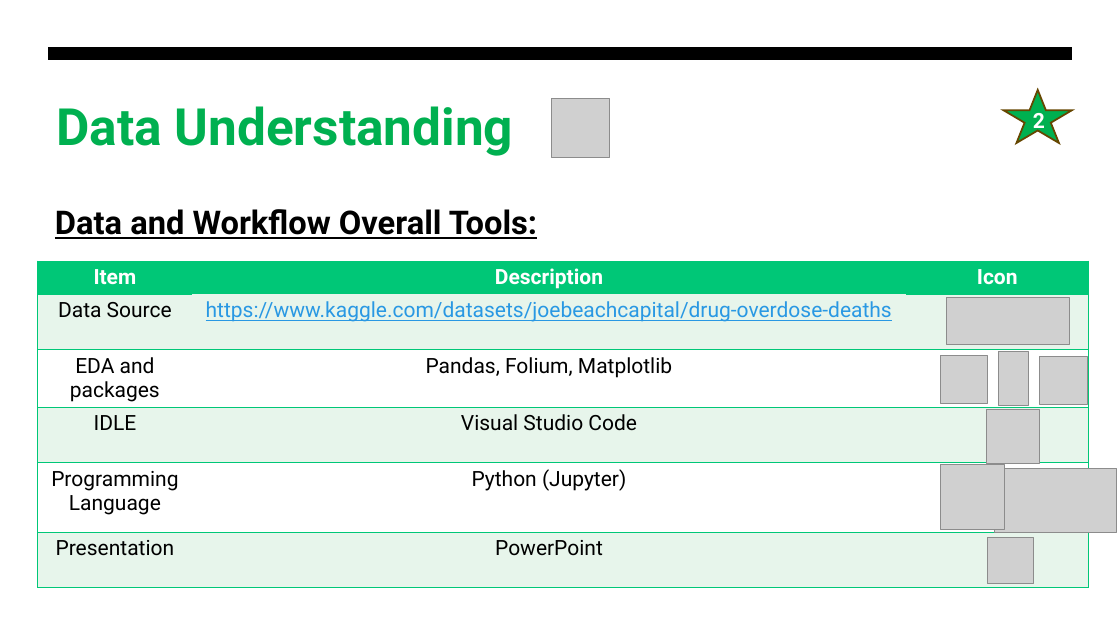
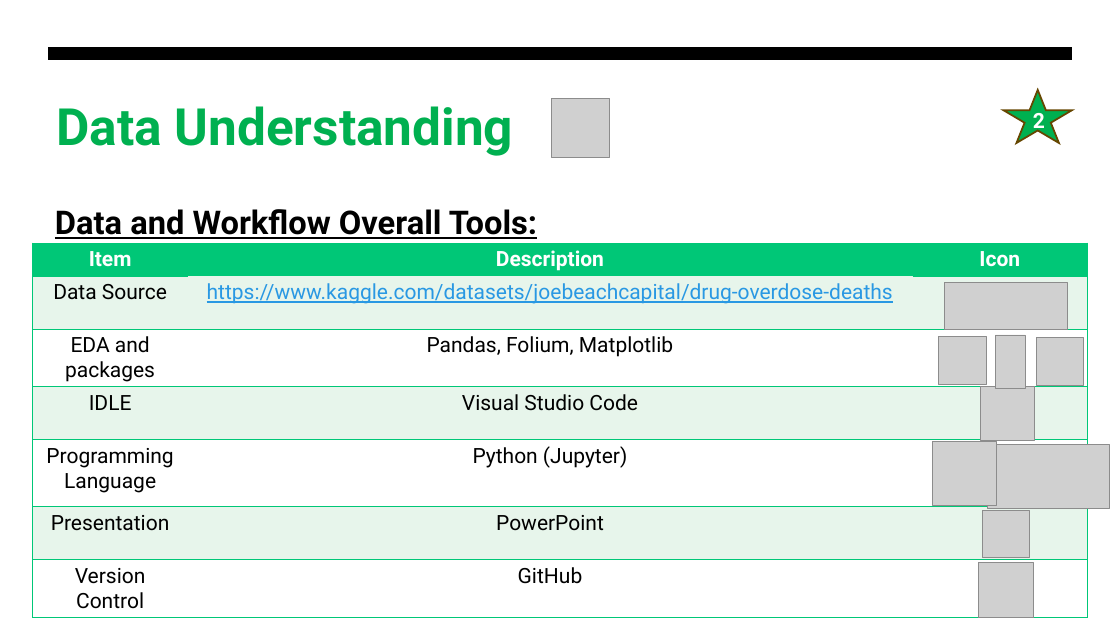
Before and after one commit to AaronTYT/IOD_mini_project_1-US_Drugs, a slide deck: slide 6 of Mini_Project1_Aaron_Tan_Drugs.pptx. Drawn at 1120x630 pixels with LibreOffice and Linux fonts; fonts in the diff are those of the drawing; grey boxes stand for pictures. Boxes give left, top, right and bottom in pixels: in the first picture for what was removed or moved away, otherwise in the second. Text is boxed around its words. In the diff, an @@ line names an element or a change of style, - is before the commit and + after.

```diff
--- a/Mini_Project1_Aaron_Tan_Drugs.pptx
+++ b/Mini_Project1_Aaron_Tan_Drugs.pptx
@@ table at (33, 243, 1087, 620) @@
+row 7: Version Control | GitHub | 
@@ table: place and size @@
-table at (38, 261, 1089, 589)
+table at (33, 243, 1087, 620)
@@ picture: place and size @@
-picture at (947, 297, 1070, 344)
+picture at (945, 282, 1068, 329)
@@ picture: place and size @@
-picture at (940, 356, 987, 403)
+picture at (939, 337, 986, 384)
@@ picture: place and size @@
-picture at (999, 352, 1029, 406)
+picture at (996, 335, 1026, 389)
@@ picture: place and size @@
-picture at (1040, 357, 1087, 404)
+picture at (1036, 338, 1083, 385)
@@ picture: place and size @@
-picture at (941, 465, 1005, 528)
+picture at (933, 441, 997, 505)
@@ 3 pictures: place and size @@
-3 pictures at (986, 410, 1117, 584)
+3 pictures at (981, 386, 1110, 557)
@@ picture added at (979, 563, 1033, 618) @@
```
Also in this commit, not shown: 3 other slides changed, 7 slides added, 1 other file.
